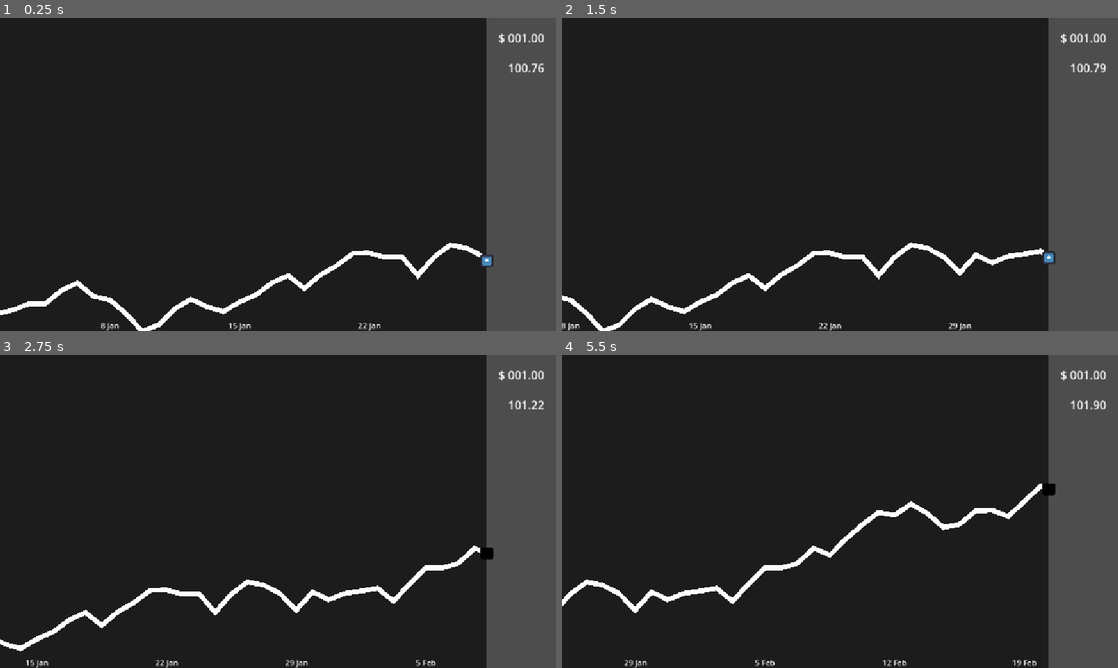
Above: before the commit, frames 1-4 (two rows, left to right).
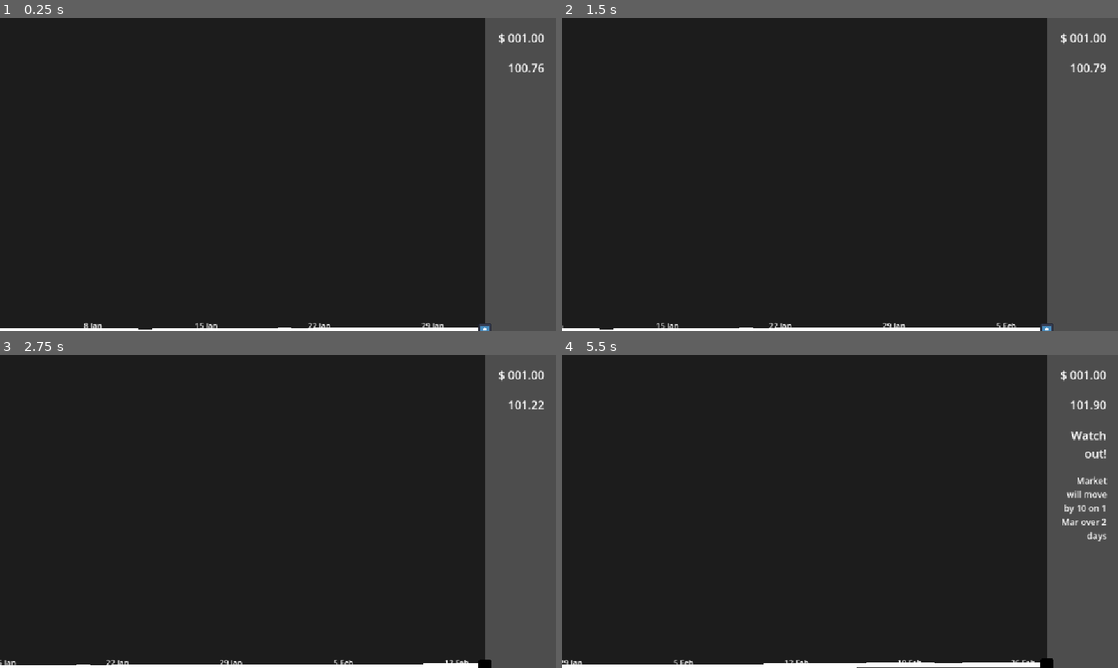
Above: after the commit, the same moments.

Repository: AdrKacz/you-only-got-one-dollar
Game: Godot game, scene res://main.tscn
Two runs of this game, one before a commit and one after it. Both use one fixed random seed, a clock stepped at 60 frames per second and the inputs below. The engine's default icon, where the game draws it, is replaced by a stand-in: a white triangle on a blue panel in a dark square.
Inputs:
- Up to frame 1 (0.25 s): no input
- Up to frame 2 (1.5 s): hold Space (Hold) 0.53-1.28 s; tap Space (Hold) at 1.35 s
- Up to frame 3 (2.75 s): hold Space (Hold) from 2.03 s (still down)
- Up to frame 4 (5.5 s): release Space (Hold) at 2.78 s; tap Space (Hold) at 2.85, 4.35 s; hold Space (Hold) 3.53-4.28 s; hold Space (Hold) from 5.03 s (still down)

The runs differ from the first frame. In frame 1, 3.0% of the frame differs, in the area x 0-89%, y 0-100%; in frame 2, 3.1%; in frame 3, 3.2%; in frame 4, 4.0%, in the area x 0-99%, y 0-100%.

Commit message:
feat: add simple events (TO FIX: last event span seems to have more impact for no reasons)

Diff:
--- a/chart.gd
+++ b/chart.gd
@@ -1,4 +1,5 @@
 extends Control
+signal next_event(title: String, text: String)
 
 @export_range(0, 1, 0.01) var noise_amplitude: float = 0.2
 @export_range(0, 1, 0.01) var yoy_growth: float = 0.00
@@ -6,6 +7,7 @@
 @export_range(1, 20) var horizontal_speed: float = 5 # How many days to scroll per second
 var dod_growth: float = pow(1 + yoy_growth, 1. / 365) - 1
 
+var next_event_index: int
 var value_at_cursor: float
 var is_cursor_activated: bool = false
 var last_index_in_window: int = -1 # Store latest in window to not loop over all points at every frame
@@ -29,17 +31,64 @@
 	{ "name": "December", "abbr": "Dec", "days": 31 }
 ]
 
+var events: Array = [
+	# Index, Impact, Duration
+	[60, 10, 2],
+	[70, -5, 3],
+	[80, 60, 5],
+	[100, 10, 10],
+	[130, -10, 1],
+	[150, -10, 1],
+	[200, 100, 20],
+	[250, -40, 10],
+	[280, -30, 1],
+	[300, 50, 5],
+	[350, -20, 2]
+]
+
 func is_leap_year(y: int) -> bool:
 	return (y % 4 == 0 and y % 100 != 0) or (y % 400 == 0)
 
 func generate_data(n: int) -> Array[float]:
 	var d: Array[float] = [100.]
+	var event_delta: Array[float] = [.0]
+	# 1. Generate smooth growth
 	for i in range(n - 1):
 		d.append(d[i] * (1 + dod_growth))
+		event_delta.append(.0)
+	# 2. Apply cumulative noise
 	var noise_sum: float = 0.
 	for i in range(n):
 		noise_sum += rng.randf_range(-1, 1) * noise_amplitude
 		d[i] += noise_sum
+	# 3. Process each event (spread then keep impact)
+	for event in events:
+		var index: int = clampi(event[0], 0, n - 1)
+		print()
+		print("Index ", index)
+		var impact: float = event[1]
+		var duration: int =  clampi(event[2], 1, n - index)
+		# Spread impact across the duration
+		var spread: Array[float] = []
+		var spread_sum: float = .0
+		for j in range(duration):
+			var v: float = rng.randi_range(10, 20)
+			spread.append(v)
+			spread_sum += v
+		print("-- Spread ", spread)
+		var accumulated: float = .0
+		for j in range(duration):
+			print("-- -- J ", j)
+			var day_impact: float = (1. * spread[j] / spread_sum) * impact
+			print("-- -- -- Day impact ", day_impact)
+			event_delta[index + j] += day_impact
+			accumulated += day_impact
+		# Maintain the accumulated impact
+		for i in range(index + duration, n):
+			event_delta[i] += accumulated
+	# 4. Apply cumulative event delta to data and clamp it
+	for i in range(n):
+		d[i] = max(.0, d[i] + event_delta[i])
 	return d
 
 func get_data_min_max(from_index, to_index) -> Array[float]:
@@ -76,6 +125,9 @@
 		$Line/Line2D.add_point(Vector2(x, y))
 
 func draw_all_x_ticks() -> void:
+	for n in $Line/XTicks.get_children():
+		$Line/XTicks.remove_child(n)
+		n.queue_free()
 	for i in range(len(data)):
 		if i % 7 != 0:
 			continue # Only display ticks every 7 days
@@ -90,9 +142,15 @@
 func _ready() -> void:
 	rng.seed = hash("Godot")
 	print("Day over day growth: %2.3f" % dod_growth)
+	events.sort_custom(func(a, b): return a[0] < b[0])
 	data = generate_data(365)
 	_on_line_item_rect_changed()
 	draw_all_x_ticks()
+	# Get next event
+	next_event_index = 0
+	while next_event_index < len(events) and events[next_event_index][0] <= days_in_window:
+		next_event_index += 1
+	print("Next index ", next_event_index)
 
 func _process(delta: float) -> void:
 	if $Line/Line2D.get_point_count() == 0:
@@ -120,6 +178,15 @@
 	var value_a = Vector2(position_a.x, data[last_index_in_window])
 	var value_b = Vector2(position_b.x, data[last_index_in_window + 1])
 	value_at_cursor = get_y_func(value_a, value_b).call(x)
+	# Check if there is an event soon
+	if next_event_index >= len(events):
+		return # No more events
+	if events[next_event_index][0] - last_index_in_window <= 7: # Next event within next week
+		var date = get_date_for_index(events[next_event_index][0])
+		var title: String = "Watch out!"
+		var text: String = "Market will move by %d on %d %s over %d days" % [events[next_event_index][1], date.day, date.month_abbr, events[next_event_index][2]]
+		emit_signal("next_event", title, text)
+		next_event_index += 1 # Move to the next one
 
 func _on_line_item_rect_changed() -> void:
 	line_rect = $Line.get_rect()
@@ -127,6 +194,7 @@
 	if len(data) == 0:
 		return # Data not available yet
 	draw_all_data()
+	draw_all_x_ticks()
 
 func get_date_for_index(index: int, start_year: int = 2024) -> Dictionary:
 	var day_count := index
--- a/main.gd
+++ b/main.gd
@@ -14,6 +14,8 @@
 
 func _ready() -> void:
 	money = initial_money
+	$HBoxContainer/VBoxContainer/Title/Label.text = ""
+	$HBoxContainer/VBoxContainer/Text/Label.text = ""
 
 func _process(_delta: float) -> void:
 	var value_at_cursor = $HBoxContainer/Chart.value_at_cursor
@@ -28,3 +30,10 @@
 	if entered_market_at > 0:
 		var ratio = value_at_cursor / entered_market_at
 		money = entered_market_with * ratio
+
+
+
+func _on_chart_next_event(title: String, text: String) -> void:
+	print("Hello World")
+	$HBoxContainer/VBoxContainer/Title/Label.text = title
+	$HBoxContainer/VBoxContainer/Text/Label.text = text
--- a/main.tscn
+++ b/main.tscn
@@ -24,6 +24,10 @@
 [node name="Chart" parent="HBoxContainer" instance=ExtResource("1_ig7tw")]
 layout_mode = 2
 size_flags_horizontal = 3
+noise_amplitude = 0.2
+yoy_growth = 0.0
+days_in_window = 30
+horizontal_speed = 5.0
 
 [node name="VBoxContainer" type="VBoxContainer" parent="HBoxContainer"]
 layout_mode = 2
@@ -49,3 +53,31 @@
 theme_override_font_sizes/font_size = 24
 text = "001.00"
 horizontal_alignment = 2
+
+[node name="Title" type="MarginContainer" parent="HBoxContainer/VBoxContainer"]
+layout_mode = 2
+theme_override_constants/margin_top = 24
+theme_override_constants/margin_right = 24
+
+[node name="Label" type="Label" parent="HBoxContainer/VBoxContainer/Title"]
+custom_minimum_size = Vector2(100, 0)
+layout_mode = 2
+theme_override_font_sizes/font_size = 24
+text = "Hello World"
+horizontal_alignment = 2
+autowrap_mode = 2
+
+[node name="Text" type="MarginContainer" parent="HBoxContainer/VBoxContainer"]
+layout_mode = 2
+theme_override_constants/margin_top = 24
+theme_override_constants/margin_right = 24
+
+[node name="Label" type="Label" parent="HBoxContainer/VBoxContainer/Text"]
+custom_minimum_size = Vector2(100, 0)
+layout_mode = 2
+theme_override_font_sizes/font_size = 18
+text = "Hello World"
+horizontal_alignment = 2
+autowrap_mode = 2
+
+[connection signal="next_event" from="HBoxContainer/Chart" to="." method="_on_chart_next_event"]
